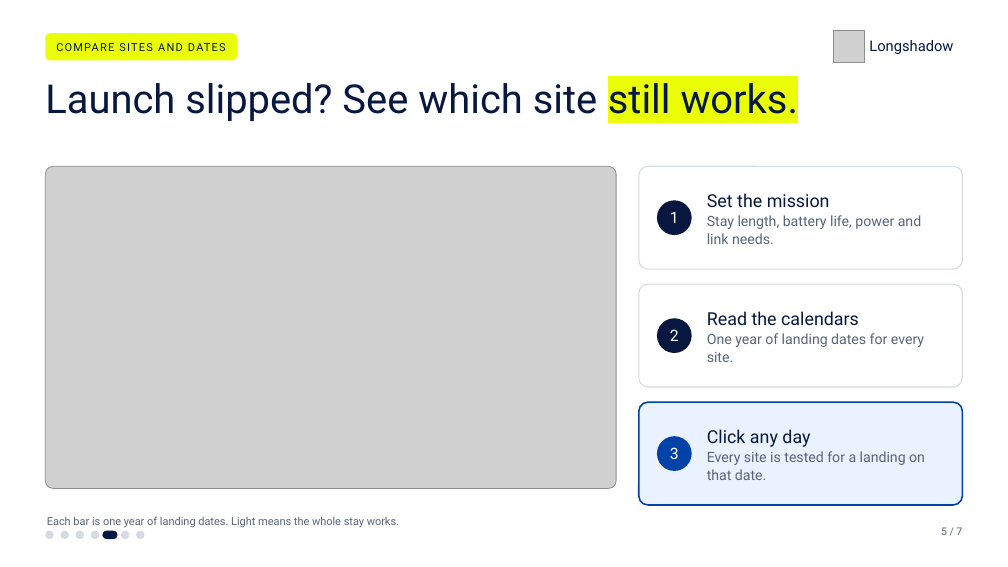
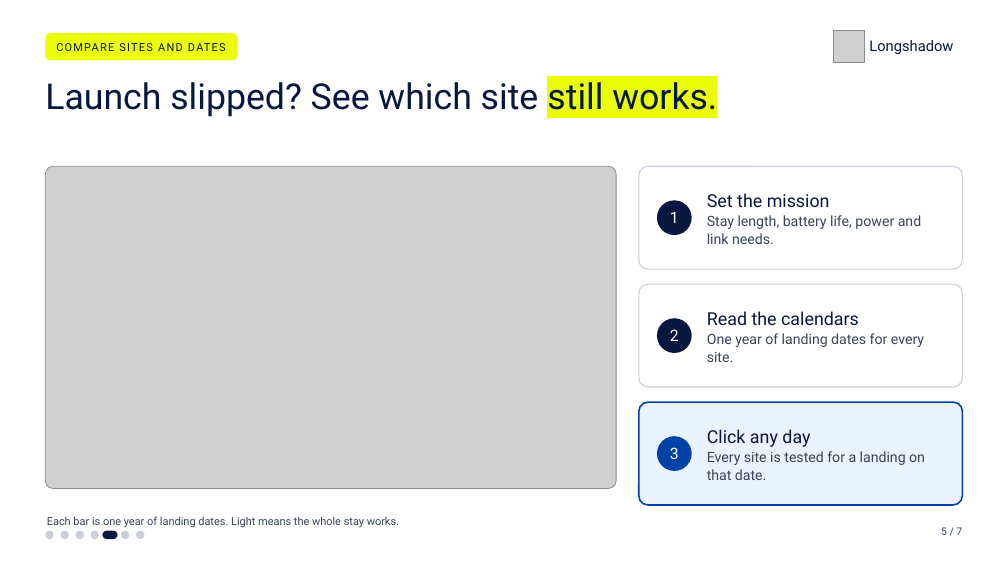
Before and after one commit to bukhari-hamzamukhtar/longshadow, a slide deck: slide 5 of public/demo/Longshadow_deck.pptx. Drawn at 1008x567 pixels with LibreOffice and Linux fonts; fonts in the diff are those of the drawing; grey boxes stand for pictures. Boxes give left, top, right and bottom in pixels: in the first picture for what was removed or moved away, otherwise in the second. Text is boxed around its words. In the diff, an @@ line names an element or a change of style, - is before the commit and + after.

```diff
--- a/public/demo/Longshadow_deck.pptx
+++ b/public/demo/Longshadow_deck.pptx
@@ text "Launch slipped? See which site ..." at box(45, 82, 717, 117): size 38 to 34 pt @@
@@ rounded rectangle at box(639, 166, 963, 269): outline #D5DAE3 1 pt to #C9D0DC 1 pt @@
@@ text at box(707, 215, 921, 244): text colour #5A6478 to #39445A in "Stay length, battery life, power and link ..." @@
@@ rounded rectangle at box(639, 284, 963, 387): outline #D5DAE3 1 pt to #C9D0DC 1 pt @@
@@ text at box(707, 333, 924, 362): text colour #5A6478 to #39445A in "One year of landing dates for every ..." @@
@@ text at box(707, 451, 925, 480): text colour #5A6478 to #39445A in "Every site is tested for a landing ..." @@
@@ text "Each bar is one year ..." at box(47, 516, 399, 528): text colour #5A6478 to #39445A @@
@@ text "5 / 7" at box(941, 527, 962, 535): text colour #5A6478 to #39445A @@
```
Also in this commit, not shown: 5 other slides changed, 1 slide added, 1 slide removed, 1 other file.
